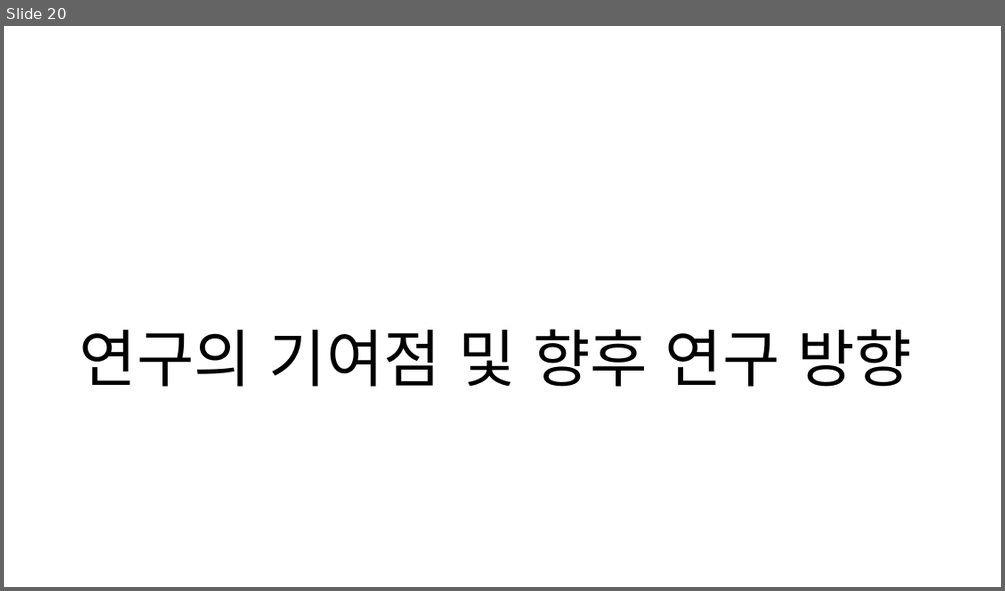
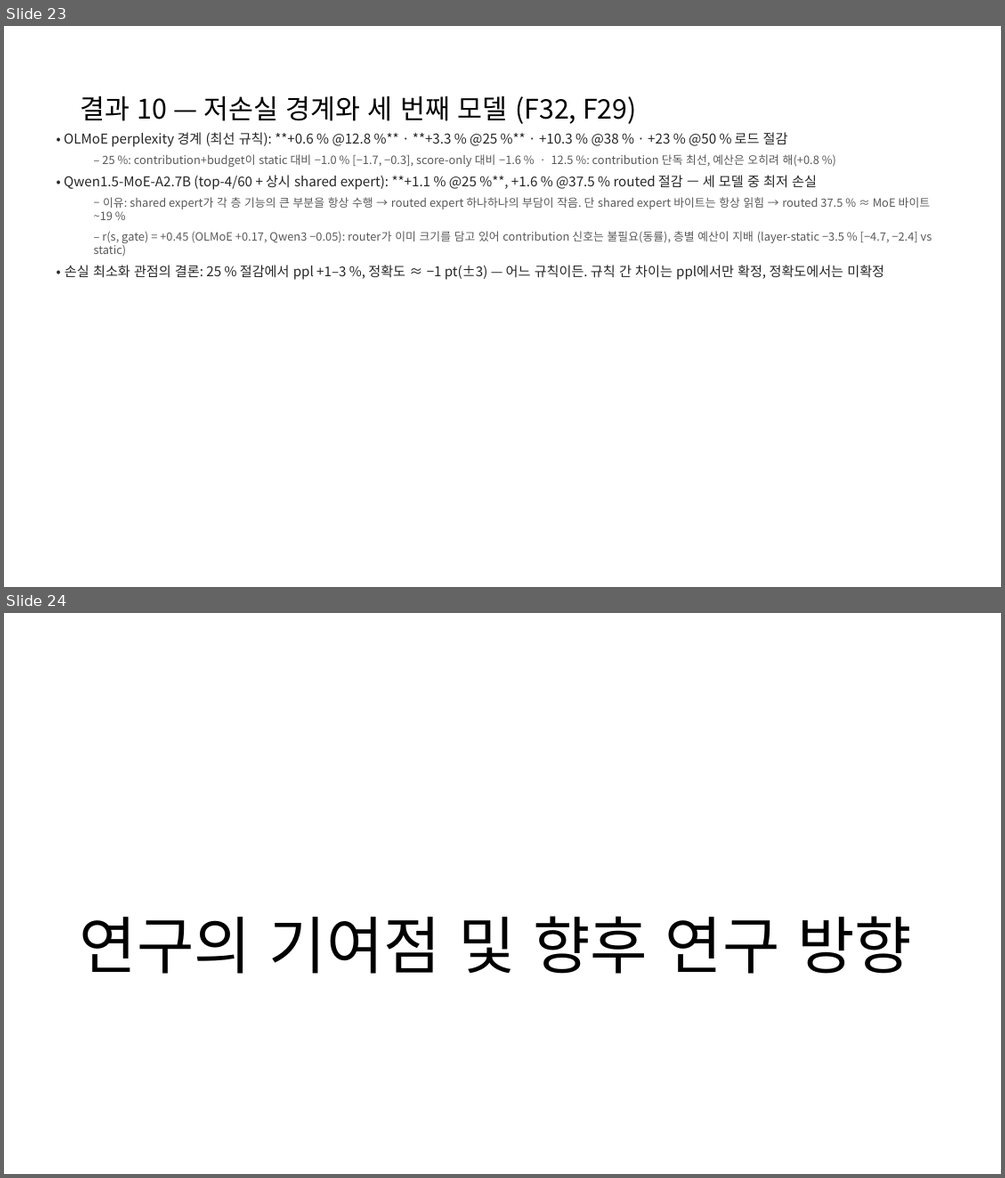
Before and after one commit to CocoRoF/moe_optimizer, a slide deck: docs/slides/MoE_Contribution_Skipping_2026-09-03.pptx. Shown one above the other, each under a label of ours: slide 20 before the commit, slides 23 and 24 after it. The pictures are 1005x591 and 1005x1178 pixels, drawn with LibreOffice and Linux fonts; fonts in the diff are those of the drawing. Boxes give left, top, right and bottom in pixels: in the first picture for what was removed or moved away, otherwise in the second. Text is boxed around its words. In the diff, an @@ line names an element or a change of style, - is before the commit and + after.

```diff
--- a/docs/slides/MoE_Contribution_Skipping_2026-09-03.pptx
+++ b/docs/slides/MoE_Contribution_Skipping_2026-09-03.pptx
@@ slide 23 added at <box>4,26,1001,587</box>, background #FFFFFF @@
@@ title added at <box>80,96,637,124</box>, 26 pt, text #000000 @@
+결과 10 — 저손실 경계와 세 번째 모델 (F32, F29)
@@ text added at <box>64,132,932,280</box>, 11 pt, text #595959 @@
+• OLMoE perplexity 경계 (최선 규칙): **+0.6 % @12.8 %** · **+3.3 % @25 %** · +10.3 % @38 % · +23 % @50 % 로드 절감
+  – 25 %: contribution+budget이 static 대비 −1.0 % [−1.7, −0.3], score-only 대비 −1.6 % · 12.5 %: contribution 단독 최선, 예산은 오히려 해(+0.8 %)
+• Qwen1.5-MoE-A2.7B (top-4/60 + 상시 shared expert): **+1.1 % @25 %**, +1.6 % @37.5 % routed 절감 — 세 모델 중 최저 손실
+  – 이유: shared expert가 각 층 기능의 큰 부분을 항상 수행 → routed expert 하나하나의 부담이 작음. 단 shared expert 바이트는 항상 읽힘 → routed 37.5 % ≈ MoE 바이트 ~19 %
+  – r(s, gate) = +0.45 (OLMoE +0.17, Qwen3 −0.05): router가 이미 크기를 담고 있어 contribution 신호는 불필요(동률), 층별 예산이 지배 (layer-static −3.5 % [−4.7, −2.4] vs static)
+• 손실 최소화 관점의 결론: 25 % 절감에서 ppl +1–3 %, 정확도 ≈ −1 pt(±3) — 어느 규칙이든. 규칙 간 차이는 ppl에서만 확정, 정확도에서는 미확정
@@ what was slide 20 is now slide 24 @@
```
Also in this commit, not shown: 1 slide changed, 3 other slides added, 2 other files.
